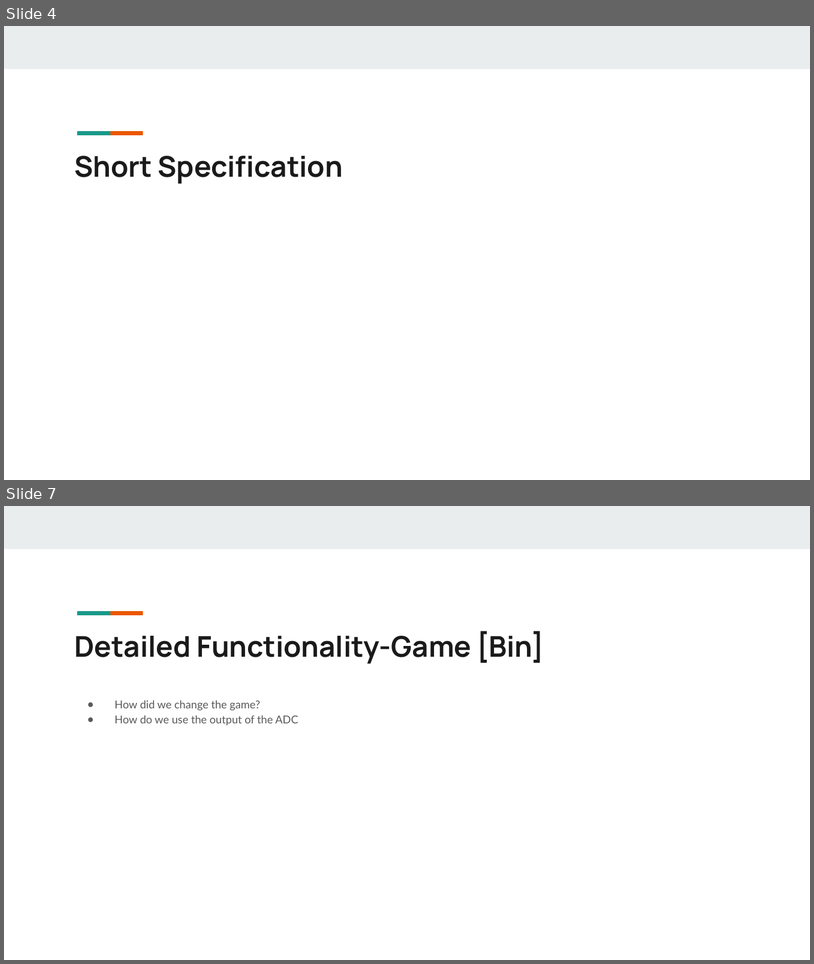
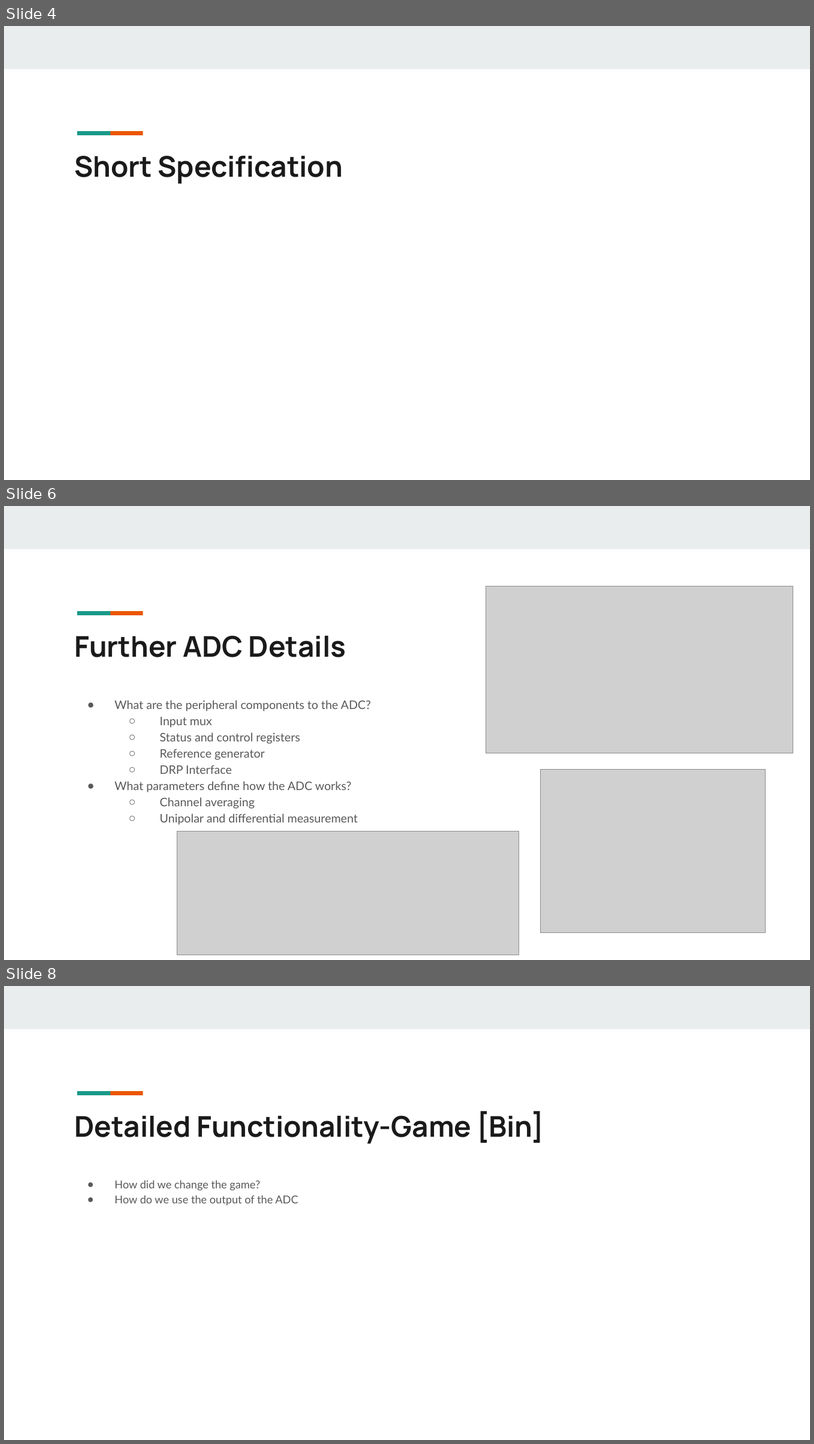
Before and after one commit to cnaught1/EC551_Final_Project, a slide deck: Bringing the Analog World to Digital Design_EC551_Final Project.pptx. Shown one above the other, each under a label of ours: slides 4 and 7 before the commit, slides 4, 6 and 8 after it; the slides between them are not shown. The pictures are 814x964 and 814x1444 pixels, drawn with LibreOffice and Linux fonts; fonts in the diff are those of the drawing; grey boxes stand for pictures. Boxes give left, top, right and bottom in pixels: in the first picture for what was removed or moved away, otherwise in the second. Text is boxed around its words. In the diff, an @@ line names an element or a change of style, - is before the commit and + after.

```diff
--- a/Bringing the Analog World to Digital Design_EC551_Final Project.pptx
+++ b/Bringing the Analog World to Digital Design_EC551_Final Project.pptx
@@ slide 6 added at (x1=4, y1=506, x2=810, y2=960), background #FFFFFF; not listed: 3 template elements that a slide beside it also shows @@
@@ picture added at (x1=487, y1=586, x2=794, y2=753) @@
@@ title added at (x1=74, y1=636, x2=346, y2=657), 34 pt, text #1A1A1A, bold @@
+Further ADC Details
@@ text added at (x1=114, y1=700, x2=371, y2=825), 14 pt, text #595959 @@
+● What are the peripheral components to the ADC?
+  ○ Input mux
+  ○ Status and control registers
+  ○ Reference generator
+  ○ DRP Interface
+● What parameters define how the ADC works?
+  ○ Channel averaging
+  ○ Unipolar and differential measurement
@@ picture added at (x1=541, y1=769, x2=766, y2=933) @@
@@ picture added at (x1=177, y1=831, x2=519, y2=955) @@
@@ what was slide 7 is now slide 8 @@
```
Also in this commit, not shown: 3 slides changed, 2 other slides added, 2 slides removed.
